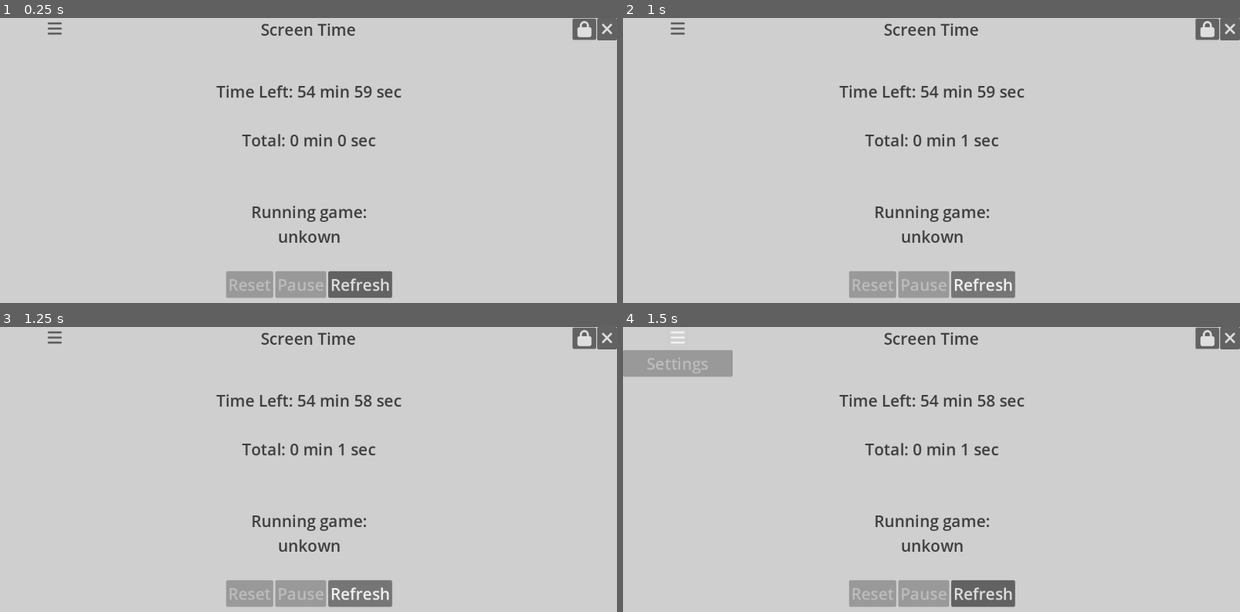
Above: before the commit, frames 1-4 (two rows, left to right).
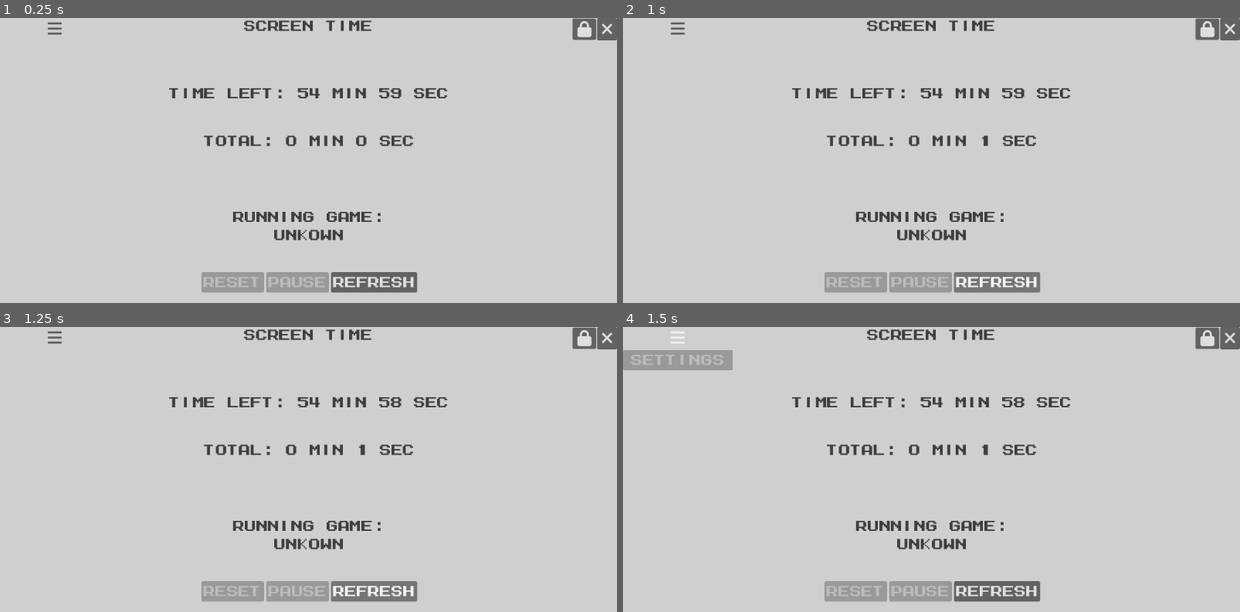
Above: after the commit, the same moments.

Repository: federstedt/screentime
Game: Godot game, scene res://main.tscn
Same seed, same stepped clock (60 frames per second), same inputs: the game is played once before the commit and once after it.
Inputs:
- Up to frame 1 (0.25 s): no input
- Up to frame 2 (1 s): click "Refresh" at 0.5 s
- Up to frame 3 (1.25 s): no input
- Up to frame 4 (1.5 s): click "" at 1.25 s

The runs differ from the first frame. In frame 1, 4.9% of the frame differs, in the area x 27-73%, y 0-99%; in frame 2, 4.9%; in frame 3, 4.9%; in frame 4, 5.5%, in the area x 0-73%, y 0-99%.
Error before the commit: Invalid type in function 'check_for_game' in base 'Node (backend_com.gd)'. Cannot convert argument 1 from Nil to Array. (res://backend_com.gd:68)

Commit message:
added nill check in frontend. Added pixelated font and themed all gui stuff

Diff:
--- a/GUI/main_theme.tres
+++ b/GUI/main_theme.tres
@@ -1,6 +1,9 @@
-[gd_resource type="Theme" format=3 uid="uid://cpswmnemqt5dm"]
+[gd_resource type="Theme" load_steps=2 format=3 uid="uid://cpswmnemqt5dm"]
+
+[ext_resource type="FontFile" uid="uid://oya0pi7b2yuq" path="res://assets/MegamaxJonathanToo-YqOq2.ttf" id="1_bdbrd"]
 
 [resource]
+default_font = ExtResource("1_bdbrd")
 default_font_size = 30
 Label/colors/font_color = Color(0.243137, 0.243137, 0.243137, 1)
 RichTextLabel/colors/default_color = Color(0.244776, 0.244776, 0.244776, 1)
--- a/admin_login_page.tscn
+++ b/admin_login_page.tscn
@@ -53,6 +53,7 @@
 grow_vertical = 2
 size_flags_horizontal = 4
 size_flags_vertical = 8
+theme = ExtResource("1_f0nl7")
 placeholder_text = "enter password"
 secret = true
 
@@ -69,4 +70,5 @@
 offset_bottom = 152.0
 grow_horizontal = 2
 grow_vertical = 2
+theme = ExtResource("1_f0nl7")
 text = "Submit"
--- a/backend_com.gd
+++ b/backend_com.gd
@@ -65,7 +65,8 @@
 	var json = JSON.parse_string(body.get_string_from_utf8())
 	#print(json["name"])
 	#print(json)
-	check_for_game(json)
+	if json != null:
+		check_for_game(json)
 	# remove req_node when finished
 	var http_req = get_node("running_procs_call")
 	http_req.queue_free()
Binary file added: assets/MegamaxJonathanToo-YqOq2.ttf
Not shown, added: assets/MegamaxJonathanToo-YqOq2.ttf.import
Not shown, added: assets/font_info.txt
